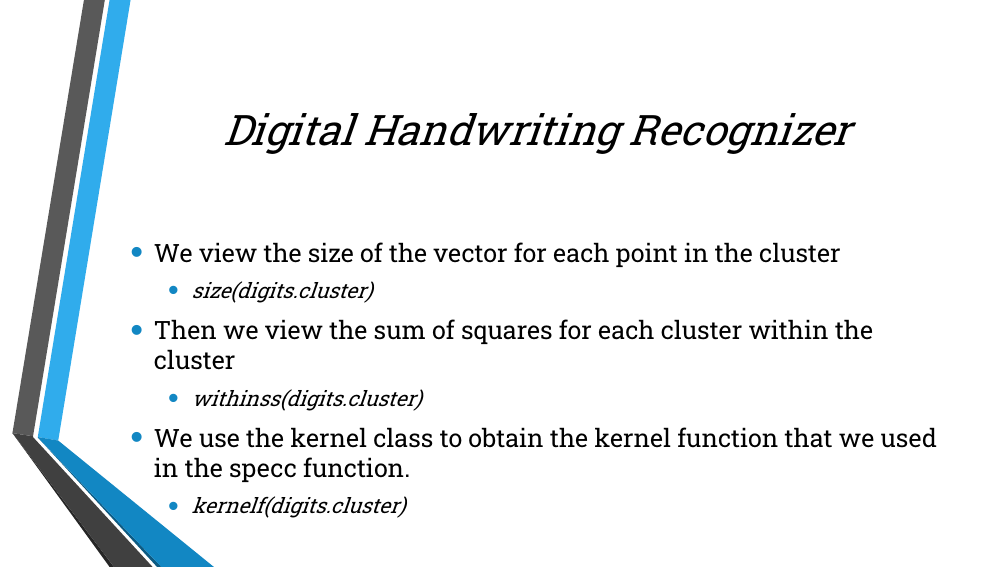
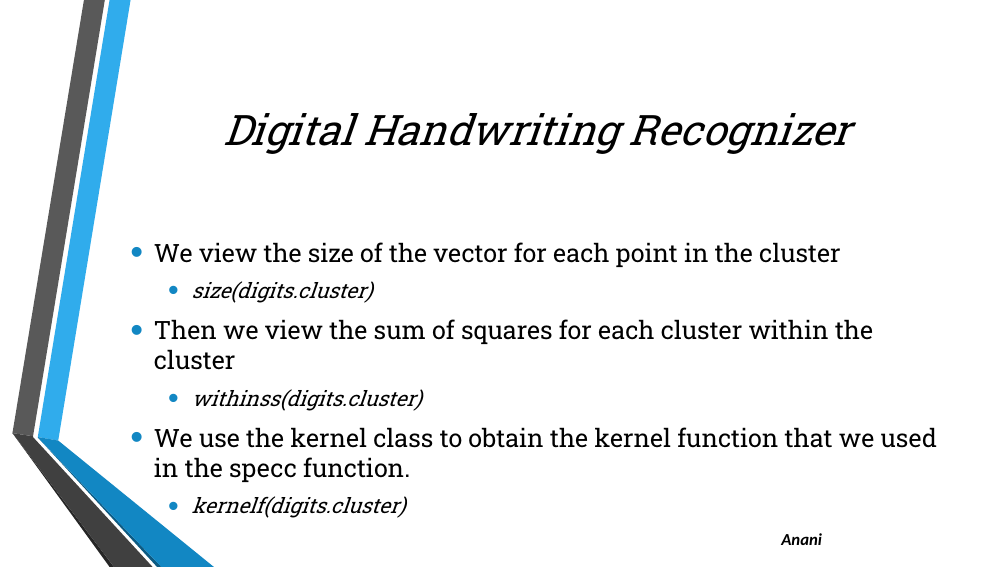
Before and after one commit to julielinx/Final-_Project, a slide deck: slide 12 of Presentation1.pptx (slide 4 before the commit). Drawn at 1008x567 pixels with LibreOffice and Linux fonts; fonts in the diff are those of the drawing; background and template pictures are left out. Boxes give left, top, right and bottom in pixels: in the first picture for what was removed or moved away, otherwise in the second. Text is boxed around its words. In the diff, an @@ line names an element or a change of style, - is before the commit and + after.

Commit message:
R code and csv dataset by @AnaniSkywalker

```diff
--- a/Presentation1.pptx
+++ b/Presentation1.pptx
@@ text added at box(781, 533, 822, 545), 16 pt, text #000000, bold, italic @@
+Anani
```
Also in this commit, not shown: 4 other slides changed, 8 slides added.
